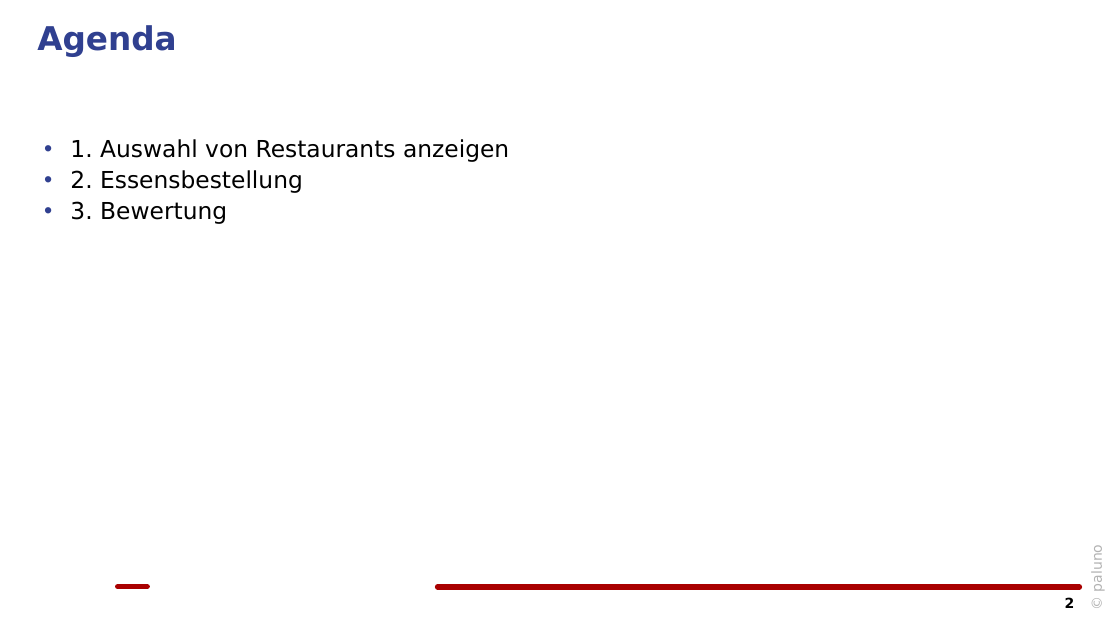
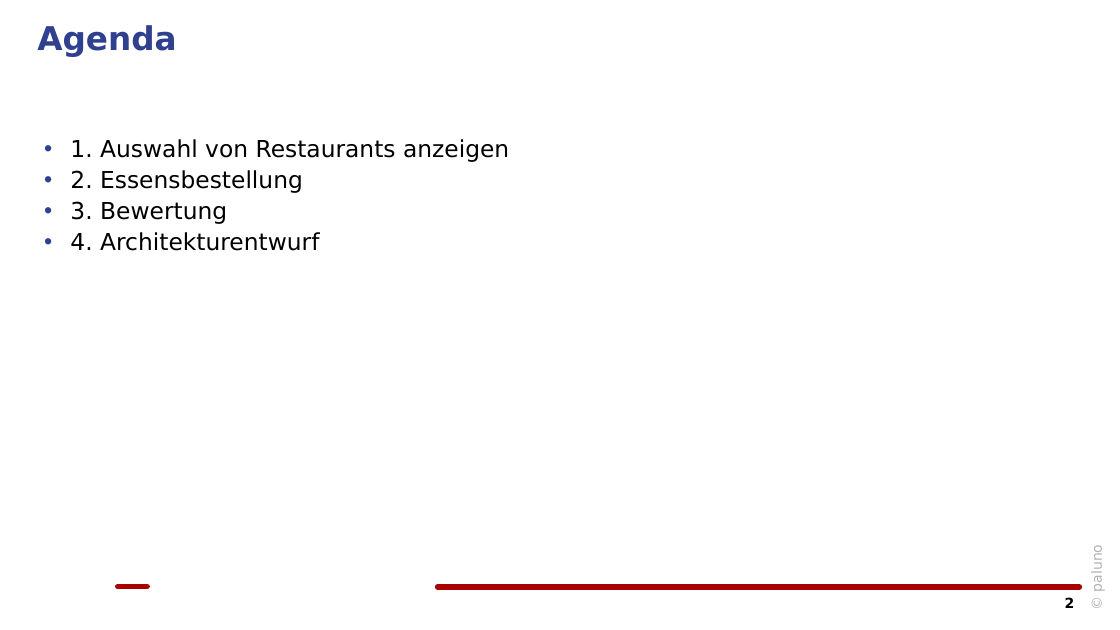
Before and after one commit to maj1n167/sep-ws21, a slide deck: slide 2 of material/artefakte/Gruppe12_SpezifikationspräsentationZ2.pptx. Drawn at 1120x630 pixels with LibreOffice and Linux fonts; fonts in the diff are those of the drawing; background and template pictures are left out. Boxes give left, top, right and bottom in pixels: in the first picture for what was removed or moved away, otherwise in the second. Text is boxed around its words. In the diff, an @@ line names an element or a change of style, - is before the commit and + after.

```diff
--- a/material/artefakte/Gruppe12_SpezifikationspräsentationZ2.pptx
+++ b/material/artefakte/Gruppe12_SpezifikationspräsentationZ2.pptx
@@ text at (x1=70, y1=232, x2=319, y2=251): paragraph added @@
+• 4. Architekturentwurf
```
Also in this commit, not shown: 4 other slides changed.
